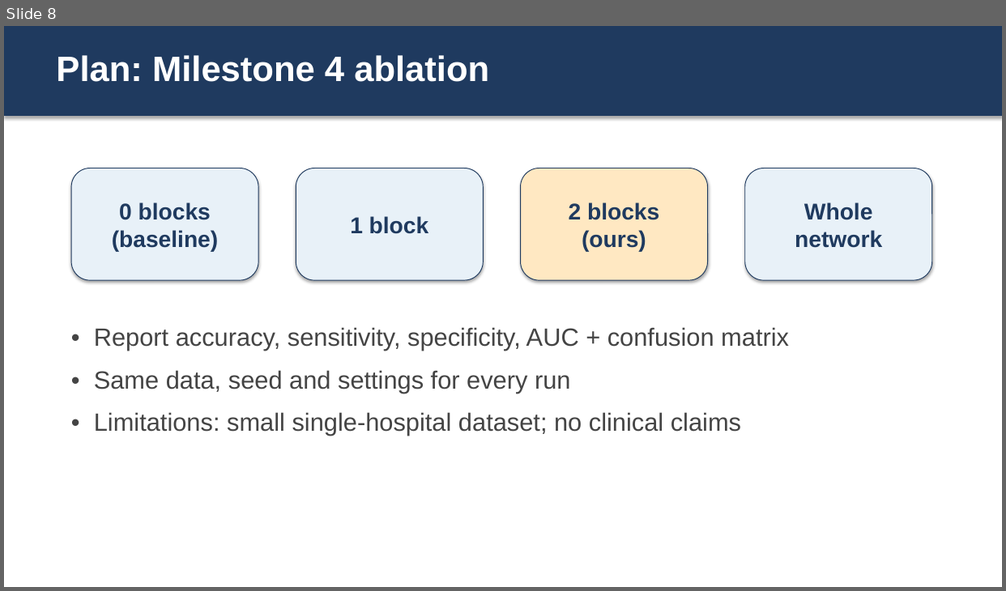
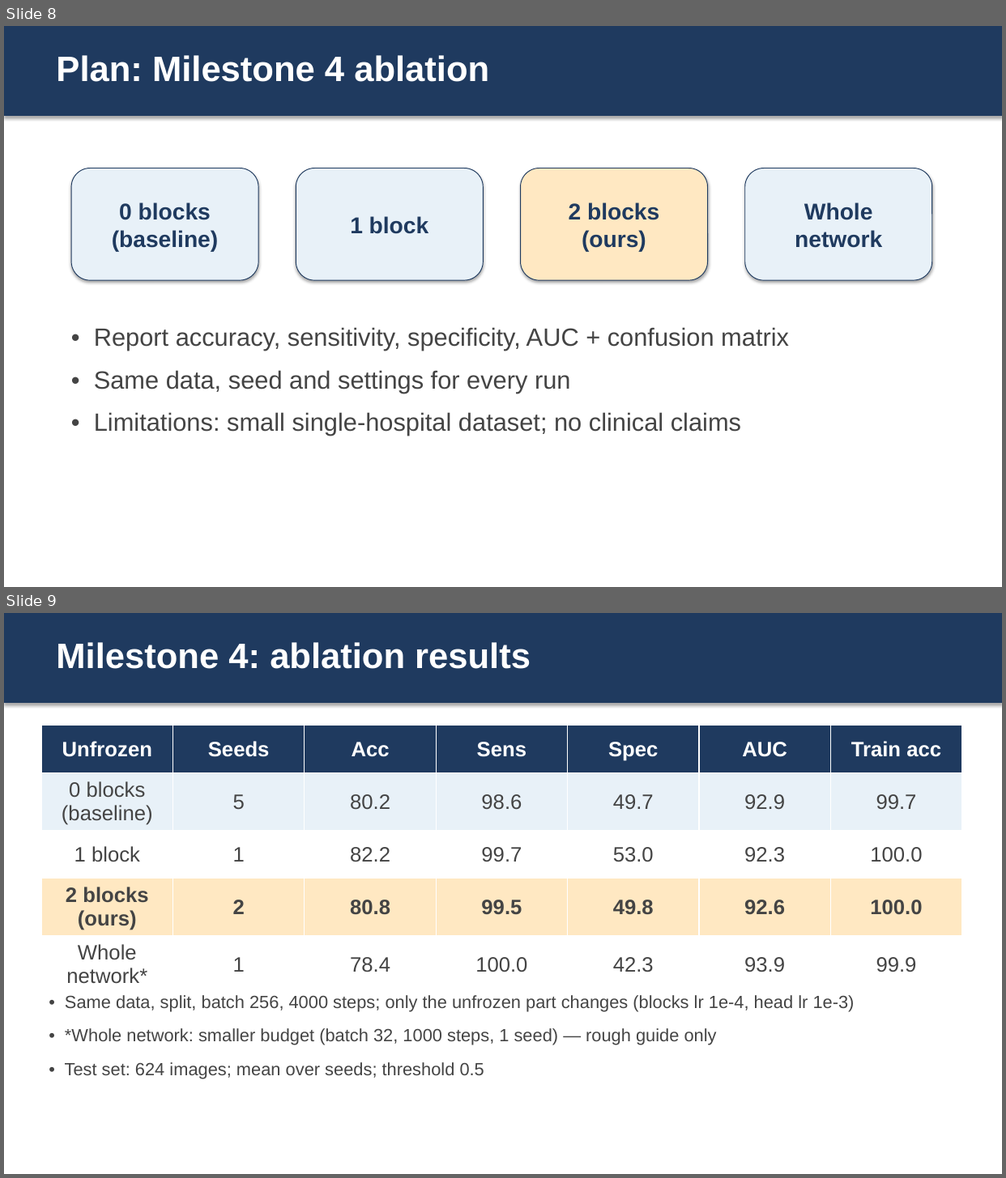
Before and after one commit to Vaiditya2207/pneumonia-cxr-reproduction, a slide deck: milestone3/slides.pptx. Shown one above the other, each under a label of ours: slide 8 before the commit, slides 8 and 9 after it. The pictures are 1006x591 and 1006x1178 pixels, drawn with LibreOffice and Linux fonts; fonts in the diff are those of the drawing. Boxes give left, top, right and bottom in pixels: in the first picture for what was removed or moved away, otherwise in the second. Text is boxed around its words. In the diff, an @@ line names an element or a change of style, - is before the commit and + after.

Commit message:
Milestone 4 results (executed ablation notebook, corrected chart) and finalised M5 paper, slides, defence Q&A

```diff
--- a/milestone3/slides.pptx
+++ b/milestone3/slides.pptx
@@ slide 9 added at bbox=[4, 613, 1002, 1174], background #FFFFFF @@
@@ rectangle added at bbox=[4, 613, 1002, 703], fill #1F3A5F @@
@@ text added at bbox=[56, 642, 530, 669], 34 pt, text #FFFFFF, bold @@
+Milestone 4: ablation results
@@ table added at bbox=[41, 726, 964, 987], 5 rows, 7 columns @@
+Unfrozen | Seeds | Acc | Sens | Spec | AUC | Train acc
+0 blocks (baseline) | 5 | 80.2 | 98.6 | 49.7 | 92.9 | 99.7
+1 block | 1 | 82.2 | 99.7 | 53.0 | 92.3 | 100.0
+2 blocks (ours) | 2 | 80.8 | 99.5 | 49.8 | 92.6 | 100.0
+Whole network* | 1 | 78.4 | 100.0 | 42.3 | 93.9 | 99.9
@@ text added at bbox=[65, 995, 854, 1080], 17 pt, text #444444 @@
+• Same data, split, batch 256, 4000 steps; only the unfrozen part changes (blocks lr 1e-4, head lr 1e-3)
+• *Whole network: smaller budget (batch 32, 1000 steps, 1 seed) — rough guide only
+• Test set: 624 images; mean over seeds; threshold 0.5
```
Also in this commit, not shown: 1 slide changed, 5 other slides added, 13 other files.
